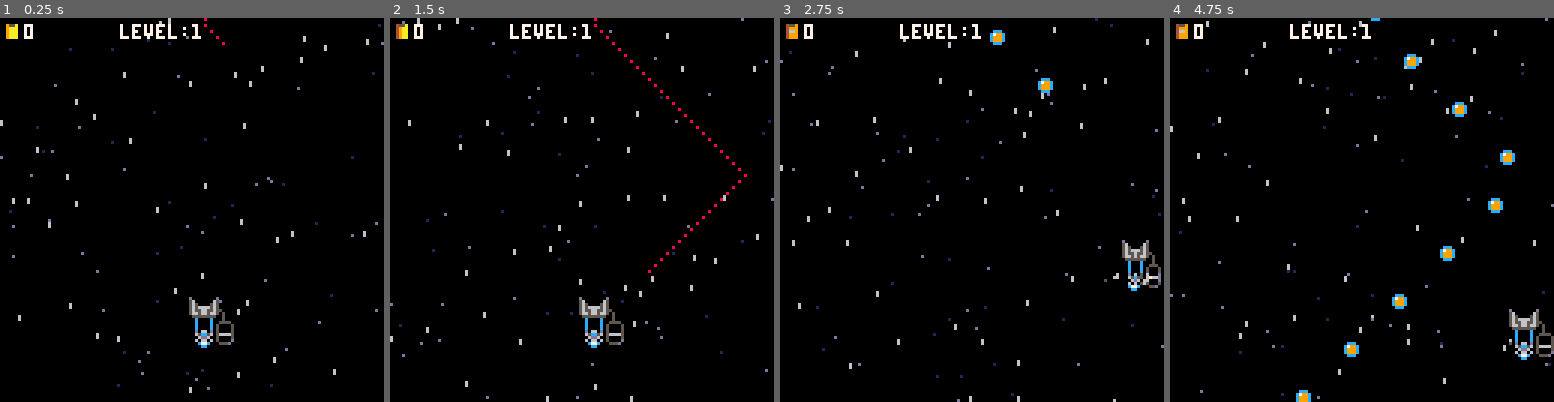
Above: before the commit, frames 1-4 (left to right).
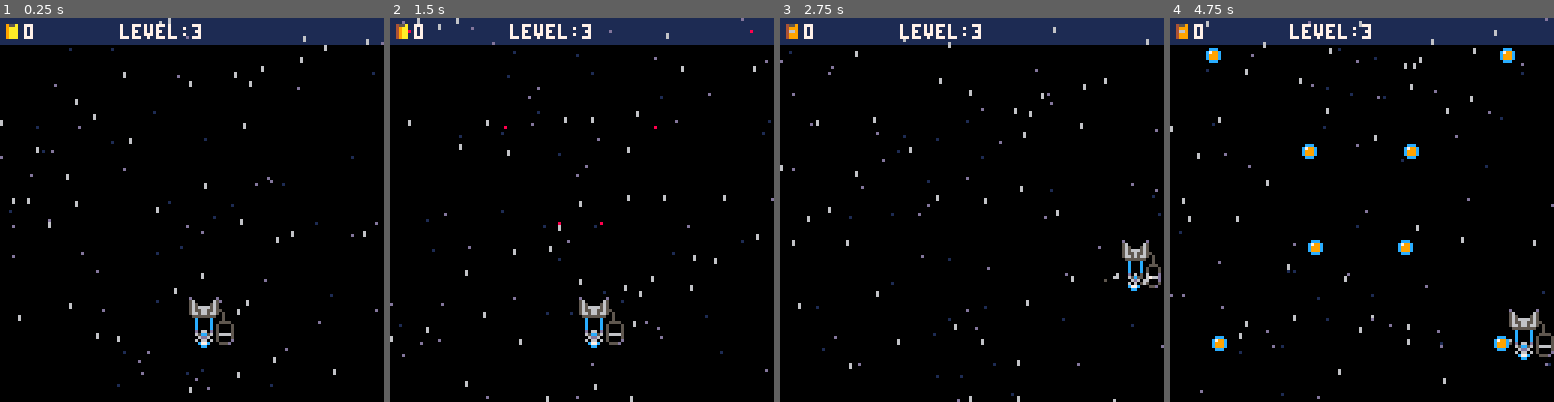
Above: after the commit, the same moments.

Repository: jacobneal65/drop-p8
Game: PICO-8 cartridge drop.p8
The game is run twice, just before and just after one commit, with the same random seed, the same clock (stepped at 60 frames per second) and the same inputs.
Inputs:
- Up to frame 1 (0.25 s): no input
- Up to frame 2 (1.5 s): no input
- Up to frame 3 (2.75 s): hold Right 1.6-2.1 s; hold Up 2.15-2.42 s; hold Right from 2.47 s (still down)
- Up to frame 4 (4.75 s): release Right at 3.03 s; hold Left 3.08-3.58 s; hold Down 3.63-3.97 s; hold Right 4.02-4.68 s; hold Up from 4.73 s (still down)

The runs differ from the first frame. In frame 1, 6.4% of the frame differs, in the area x 0-100%, y 0-8%; in frame 2, 6.7%; in frame 3, 6.6%; in frame 4, 8.5%, in the area x 0-100%, y 0-100%.

Commit message:
dots update

Diff:
--- a/drop.p8
+++ b/drop.p8
@@ -30,7 +29,7 @@
 	t_grav=2
 	grav=2
 	frict=0.90
-	level=1--level
+	level=3--level
 	pt=0--points
 	pt_total=50
 	t=0
@@ -52,8 +51,12 @@
 	end
 
 	dots={}--used for preview
+	_dot_fn=init_dots--dots function
+
 	_upd=upd_player
 	_drw=drw_player
+
+
 
  load_trash()
 end
@@ -63,7 +66,9 @@
 	--plyr friction
 	p_dx*=frict
 	p_dy*=frict
-
+	--player collision offsets
+	--l,r,b,t
+	pc_off={-1,8,1,-7}
 	p_l=false
 	p_r=false
 	p_spr=3
@@ -102,7 +107,7 @@
 	if (p_x > 114) p_x=114
 	if (p_x < 0) p_x=1
 	if (p_y > 120) p_y=120
-	if (p_y < 0) p_y=1
+	if (p_y < 16) p_y=17
 
 	--trash
 	trash_update()
@@ -118,6 +123,9 @@
 
 function _draw()
 	cls()
+	rectfill(0,0,128,8,1)
+	starfield()
+	draw_fx()
 	_drw()
 
 	--debug
@@ -131,13 +139,12 @@
 
 
 function drw_player()
-	starfield()
- 	draw_fx()
+
  local t_px=flr(p_x)
  local t_py=flr(p_y)
 	--rectfill(0,108,127,127,3)
 
-	--guide line
+	--dots line
 	for d in all(dots) do
 		pset(d.x+4,d.y+4,8)
 	end
@@ -210,8 +217,10 @@
 		fill_trash(0,1,5,2)--line
 	elseif level==5 then
 		fill_trash(88,-2,10,0)
+		fill_trash(88,2,10,0)--dzig
 	elseif level==6 then
-		fill_trash(32,2,10,0)--zig
+		fill_trash(32,2,10,0)--dzig
+		fill_trash(32,-2,10,0)
 	elseif level==7 then
 		bx2,by2=-40,32
 		bx3,by3=64,140
@@ -259,10 +268,11 @@
 end
 
 function trash_collides(trash)
-	pbl=p_x-1
-	pbr=p_x+8
-	pbb=p_y-1
-	pbt=p_y-7
+
+	pbl=p_x+pc_off[1]
+	pbr=p_x+pc_off[2]
+	pbb=p_y+pc_off[3]
+	pbt=p_y+pc_off[4]
 	tbl=trash.x+3
 	tbr=trash.x+5
 	tx={tbl,tbr}
@@ -285,37 +295,53 @@
 	return t_c
 end
 
+function init_dots()
+	dots={}
+	for i=1,#trashs do
+		add(dots,ct(trashs[i]))
+	end
+	_dot_fn=update_dots
+end
 
 function update_dots()
---draw the pattern preview
-		dots={ct(trashs[1])}
-		d_tmr=0
-		local cd = ct(dots[1])
-		while d_tmr<prvw_tmr do
-			d_tmr+=1
-			if cd.typ==3 or cd.typ==4 then
-					cd.tmr=min(cd.tmr+0.02,1)
-					cd.x,cd.y=get_pattern(cd)
+		for cd in all(dots) do
+			if cd.dly >0 then
+					cd.dly-=1
 			else
-				cd.y+=t_grav
-				cd.x=get_pattern(cd)
+				local _typ = cd.typ
+				local _i,nx=i,_x
+				if _typ==3 or _typ==4 then
+						cd.tmr=min(cd.tmr+0.02,1)
+						cd.x,cd.y=get_pattern(cd)
+				else
+					cd.y+=t_grav
+					cd.x=get_pattern(cd)
+				end
 			end
-			add(dots,ct(cd),d_tmr)
-		end
-
-		if prvw_tmr<60 then
+		end
+		if prvw_tmr<=70 then
 			prvw_tmr+=1
 		else
-			prvw=false
-			t_grav=grav
-			dots={}
-		end
+			_dot_fn=finish_dots--switch fn
+		end
+end
+
+function finish_dots()
+	deli(dots,1)
+	if #dots>0 then
+		deli(dots,1)
+	end
+	if #dots==0 then
+		prvw=false
+		t_grav=grav
+		_dot_fn=init_dots
+	end
 end
 
 
 function trash_update()
 	if prvw then
-		update_dots()
+		_dot_fn()
 		--else start the delay
 	else
 		for trash in all(trashs) do
@@ -446,14 +472,15 @@
 
 
 function debug_bounds()
-	pbl=p_x-1
-	pbr=p_x+8
-	pbb=p_y-1
-	pbt=p_y-7
-	pset(p_x-1,p_y-1,8)--bl
-	pset(p_x+8,p_y-1,8)--br
-	pset(p_x-1,p_y-7,8)--tl
-	pset(p_x+8,p_y-7,8)--tr
+	--l,r,b,t
+	local pl=p_x+pc_off[1]--l
+	local pr=p_x+pc_off[2]--r
+	local pb=p_y+pc_off[3]--b
+	local pt=p_y+pc_off[4]--t
+	pset(pl,pb,8)--bl
+	pset(pr,pb,8)--br
+	pset(pl,pt,8)--tl
+	pset(pr,pt,8)--tr
 
 	for trash in all(trashs) do
 		pset(trash.x+4,trash.y+4,8)
